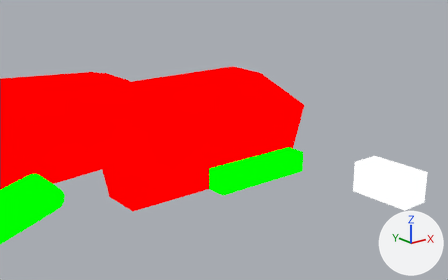
One commit to the Blender file assets-source/blender/dinos/diplodocus.blend: the scene before it, then after it.
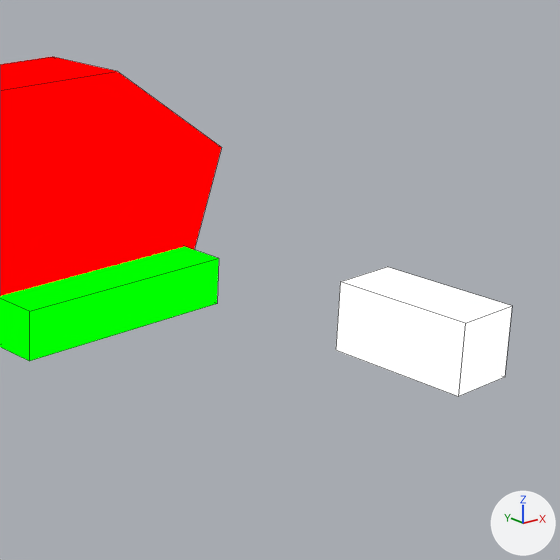
Each version is shown from a camera (50 mm lens) standing at (120.05, -26.02, 36.58) and looking at (131.56, -11.62, 30.82), then close up on the part from 47% to 100% of the width and 15% to 100% of the height. The axes (+X, +Y, +Z) are drawn at lower right. The lights are the same throughout. The older version's two pictures come first. The close-ups show mesh edges as thin lines.

Names of what the first close-up shows: 'DinoTycoon_diplodocus_Pose0_eye', 'DinoTycoon_diplodocus_Pose0_head', 'DinoTycoon_diplodocus_Pose0_jaw'.
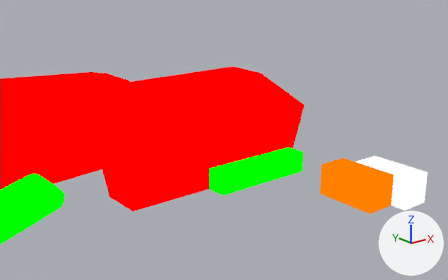
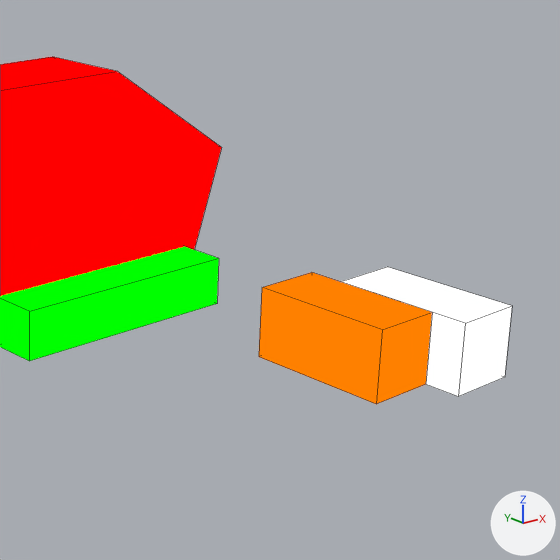
Boxes [x1, y1, x2, y2] around the edits, measured in the close-ups (560 x 560 px):
```json
{"object": "DinoTycoon_diplodocus_Pose0_eye_white", "change": "added", "after": [259, 272, 432, 404], "on screen": "orange"}
```

Edits to the scene script, one JSON object a line:
```json
{"op": "add", "block": "mat_dinotycoon_role_y", "code": ["mat_dinotycoon_role_y = emission_material('DinoTycoon_Role_Y')", "mat_dinotycoon_role_y.base_color = (1.0, 0.216, 0.0)  # orange #ff8000"]}
{"op": "add", "block": "me_dinotycoon_diplodocus_pose0_eye_white", "code": ["me_dinotycoon_diplodocus_pose0_eye_white = bpy.data.meshes.new('DinoTycoon_diplodocus_Pose0_eye_white')", "me_dinotycoon_diplodocus_pose0_eye_white.from_pydata(...)  # a box spanning x 134.0..135.0, y -15.5..-13.5, z 29.0..30.0", "me_dinotycoon_diplodocus_pose0_eye_white.materials.append(mat_dinotycoon_role_y)  # orange #ff8000"]}
{"op": "add", "block": "ob_dinotycoon_diplodocus_pose0_eye_white", "code": ["ob_dinotycoon_diplodocus_pose0_eye_white = bpy.data.objects.new('DinoTycoon_diplodocus_Pose0_eye_white', me_dinotycoon_diplodocus_pose0_eye_white)", "ob_dinotycoon_diplodocus_pose0_eye_white.location = (0.0, 0.0, 0.0)"]}
```
